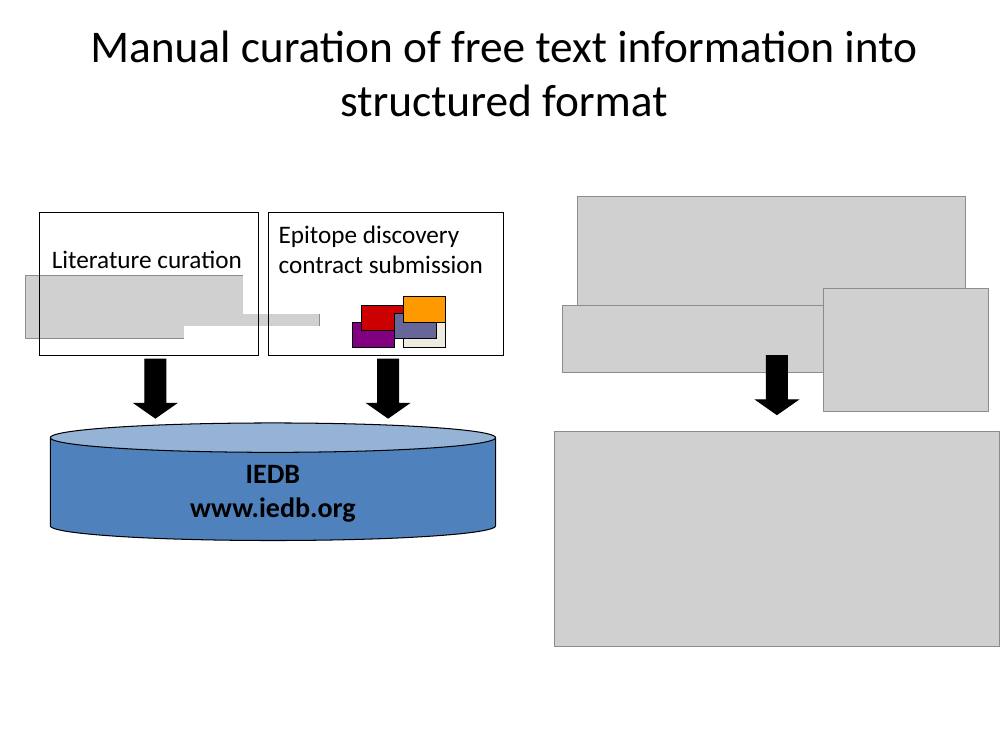
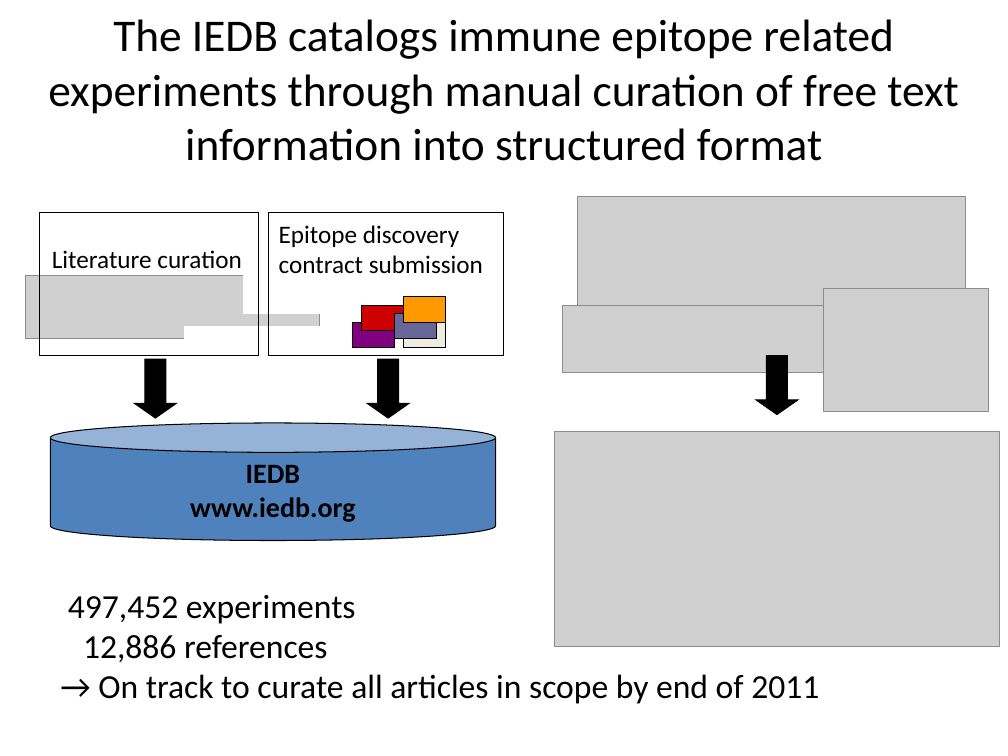
Before and after one commit to obi-ontology/obi-legacy-svn, a slide deck: slide 17 of trunk/docs/presentations/OBI tutorial July 2011 ICBO/OBI overview and IEDB.pptx (slide 16 before the commit). Drawn at 1008x756 pixels with LibreOffice and Linux fonts; fonts in the diff are those of the drawing; grey boxes stand for pictures. Boxes give left, top, right and bottom in pixels: in the first picture for what was removed or moved away, otherwise in the second. Text is boxed around its words. In the diff, an @@ line names an element or a change of style, - is before the commit and + after.

```diff
--- a/trunk/docs/presentations/OBI tutorial July 2011 ICBO/OBI overview and IEDB.pptx
+++ b/trunk/docs/presentations/OBI tutorial July 2011 ICBO/OBI overview and IEDB.pptx
@@ title at bbox=[48, 19, 958, 161]: text changed @@
-Manual curation of free text information into structured format
+The IEDB catalogs immune epitope related experiments through manual curation of free text information into structured format
@@ text added at bbox=[68, 595, 819, 704], 24 pt, text #000000 @@
+497,452 experiments
+12,886 references
+→ On track to curate all articles in scope by end of 2011
```
Also in this commit, not shown: 2 other slides changed, 6 slides added, 5 slides removed.
